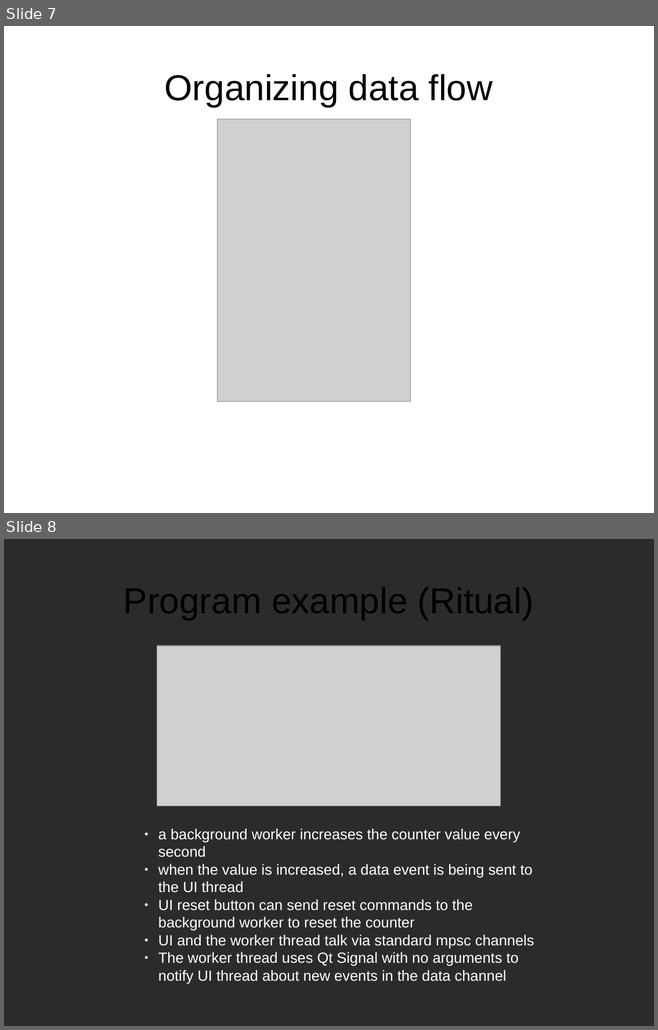
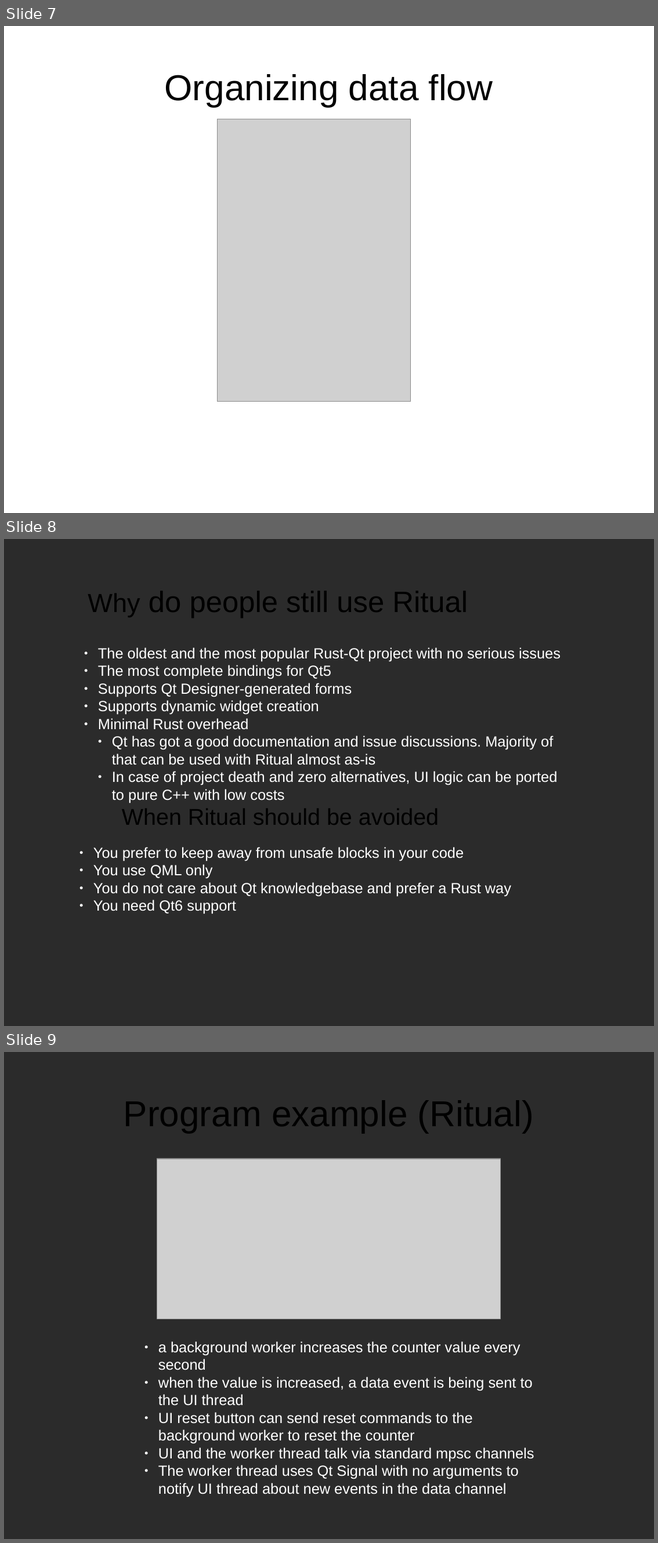
Before and after one commit to divi255/qtx, a slide deck: pres.odp. Shown one above the other, each under a label of ours: slides 7 and 8 before the commit, slides 7, 8 and 9 after it. The pictures are 658x1030 and 658x1543 pixels, drawn with LibreOffice and Linux fonts; fonts in the diff are those of the drawing; grey boxes stand for pictures; background and template pictures are left out; a plain dark background stands for a picture behind light text. Boxes give left, top, right and bottom in pixels: in the first picture for what was removed or moved away, otherwise in the second. Text is boxed around its words. In the diff, an @@ line names an element or a change of style, - is before the commit and + after.

Commit message:
why ritual

```diff
--- a/pres.odp
+++ b/pres.odp
@@ slide 8 added at <box>4,539,654,1026</box>, background picture (left out) @@
@@ text added at <box>88,591,467,618</box>, 36 pt, text #000000 @@
+Why do people still use Ritual
@@ text added at <box>98,647,560,803</box>, 18 pt, text #FFFFFF @@
+● The oldest and the most popular Rust-Qt project with no serious issues
+● The most complete bindings for Qt5
+● Supports Qt Designer-generated forms
+● Supports dynamic widget creation
+● Minimal Rust overhead
+  ● Qt has got a good documentation and issue discussions. Majority of that can be used with Ritual almost as-is
+  ● In case of project death and zero alternatives, UI logic can be ported to pure C++ with low costs
@@ text added at <box>122,809,438,825</box>, 28 pt, text #000000 @@
+When Ritual should be avoided
@@ text added at <box>93,847,511,914</box>, 18 pt, text #FFFFFF @@
+● You prefer to keep away from unsafe blocks in your code
+● You use QML only
+● You do not care about Qt knowledgebase and prefer a Rust way
+● You need Qt6 support
@@ what was slide 8 is now slide 9 @@
```
Also in this commit, not shown: 1 slide changed.
